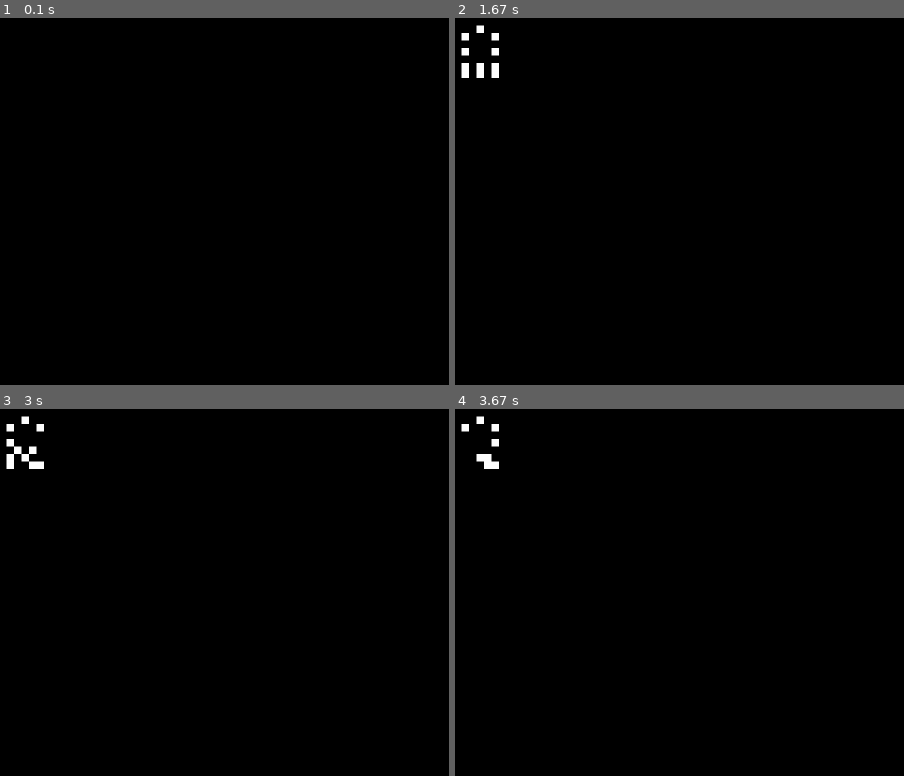
Above: before the commit, frames 1-4 (two rows, left to right).
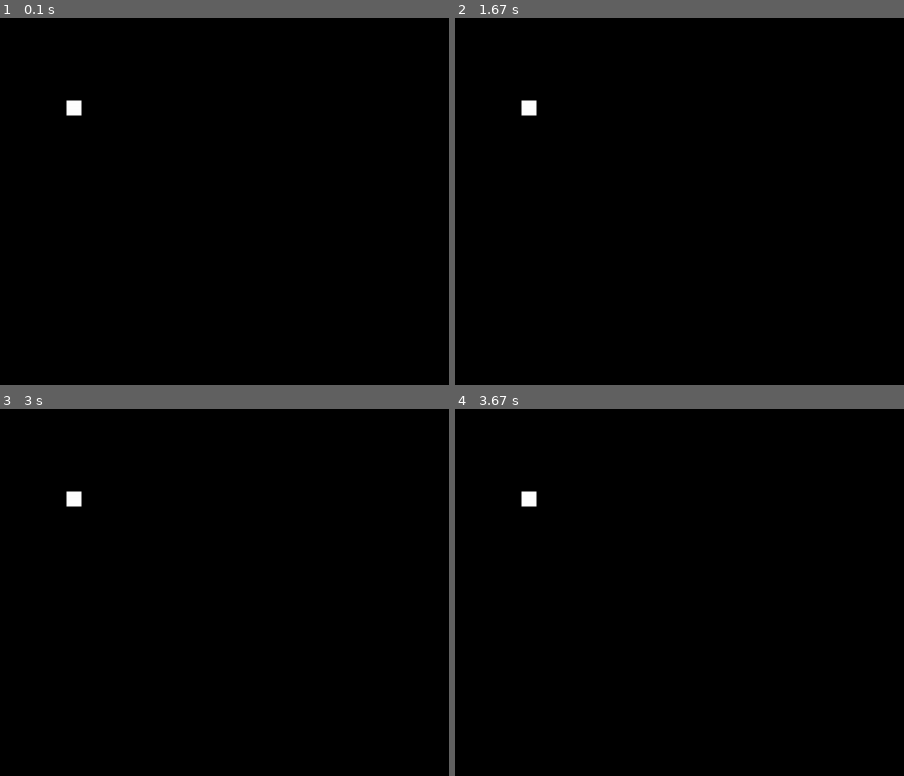
Above: after the commit, the same moments.

Repository: Lezakk/gra_w_zycie
Game: pygame game, started from game_of_life/Srcripts/main.py
The game is run twice, just before and just after one commit, with the same random seed, the same clock (stepped at 60 frames per second) and the same inputs.
Inputs (mouse positions are % of the whole screen's width and height, from its top left):
- Up to frame 1 (0.1 s): no input
- Up to frame 2 (1.67 s): move the mouse to (46, 54) at 0.37 s; move the mouse to (19, 35) at 0.87 s; move the mouse to (52, 16) at 1.37 s
- Up to frame 3 (3 s): move the mouse to (47, 33) at 1.87 s; move the mouse to (76, 41) at 2.43 s; move the mouse to (71, 32) at 2.93 s
- Up to frame 4 (3.67 s): move the mouse to (54, 46) at 3.43 s
The pictures show only the part of the screen within x 0-50%, y 0-50%; the shares and areas given below are measured in that part.
In our replay, the window is 735x735 before the commit and 900x735 after it. These sizes can differ from the game's own. Grey fills any space a smaller window leaves; there, only what the larger window draws over its background counts as a difference.

The runs differ from the first frame. In frame 1, 0.2% of the frame differs, in the area x 14-19%, y 22-27%; in frame 2, 0.6%; in frame 3, 0.6%, in the area x 1-19%, y 1-27%; in frame 4, 0.5%.

Commit message:
IT WORKS

Diff:
--- a/game_of_life/Srcripts/BoardClass.py
+++ b/game_of_life/Srcripts/BoardClass.py
@@ -32,14 +32,12 @@
                     continue
                 if self.board[col][row].get_state():
                     counter += 1
-        if counter == 3 and self.board[x][y].get_state() is False:
+        if counter == 3:
             self.board[x][y].set_state(True)
-        if counter < 2:
+        elif counter == 2:
+            self.board[x][y].get_state()
+        else:
             self.board[x][y].set_state(False)
-        if counter > 3:
-            self.board[x][y].set_state(False)
-        # else:
-        #     self.board[x][y].set_state(True)
 
     def iterate_through_board_get_neighbors(self):
         for col in range(1, len(self.board) - 1):
@@ -51,3 +49,23 @@
             for row in range(1, len(self.board[col]) - 1):
                 if self.board[col][row].get_state():
                     yield col, row
+
+    def change_state(self, x, y):
+        state = self.board[x][y].get_state()
+        if state:
+            self.board[x][y].set_state(False)
+        elif state is False:
+            self.board[x][y].set_state(True)
+
+    def handle_mouse(self):
+        buttons = pygame.mouse.get_pressed()
+        if not any(buttons):
+            return
+        click = True if buttons[0] else False
+        x, y = pygame.mouse.get_pos()
+
+        x /= self.cell_size
+        y /= self.cell_size
+
+        if click:
+            self.board[int(x)][int(y)].change_state(int(x), int(y))
--- a/game_of_life/Srcripts/BoardFactory.py
+++ b/game_of_life/Srcripts/BoardFactory.py
@@ -2,6 +2,7 @@
 
 
 class BoardFactory:
+
     @staticmethod
     def create_board(x, y):
         if x > 2 and y > 2:
--- a/game_of_life/Srcripts/PygameScript.py
+++ b/game_of_life/Srcripts/PygameScript.py
@@ -2,7 +2,7 @@
 import BoardClass
 
 
-class Pygame_board():
+class PygameBoard():
     def __init__(self, width, height):
         self.pygame_board = pygame.display.set_mode(size=(width, height))
 
--- a/game_of_life/Srcripts/main.py
+++ b/game_of_life/Srcripts/main.py
@@ -4,37 +4,35 @@
 
 pygame.init()
 
-pygame_object = PygameScript.Pygame_board(980, 980)
+pygame_object = PygameScript.PygameBoard(1200, 980)
 
-board = BoardFactory.create_board(9, 12)
+board = BoardFactory.create_board(120, 120)
 board.create_board_with_cells()
-for x in range(7):
-    for y in range(7):
-        board.board[x][y].set_state(True)
-# board.board[10][10].set_state(True)
-# board.board[10][11].set_state(True)
-# board.board[10][12].set_state(True)
+# for x in range(70):
+#     for y in range(70):
+#         board.board[x][y].set_state(True)
+board.board[10][10].set_state(True)
+board.board[10][11].set_state(True)
+board.board[10][12].set_state(True)
 # board.board[10][13].set_state(True)
 # board.board[10][14].set_state(True)
 
 while True:
+    x, y = pygame.mouse.get_pos()
+
+
     for event in pygame.event.get():
         if event.type == pygame.QUIT:
             sys.exit(0)
         elif event.type == pygame.KEYDOWN and event.key == pygame.K_ESCAPE:
             sys.exit(0)
+        elif event.type == pygame.MOUSEBUTTONDOWN:
+            print(int(x / 10), int(y / 10))
+            board.change_state(int(x / 10), int(y / 10))
 
 
-    pygame.time.delay(500)
+    #pygame.time.delay(500)
     board.iterate_through_board_get_neighbors()
     pygame_object.draw_alive_cells_on_board(board)
     pygame.display.flip()
-    pygame.time.delay(500)
-
-
-# board.print_board()
-# print("--------------------------------")
-# board.iterate_through_board()
-# board.iterate_through_board()
-#
-# board.print_board()
+    #pygame.time.delay(500)
